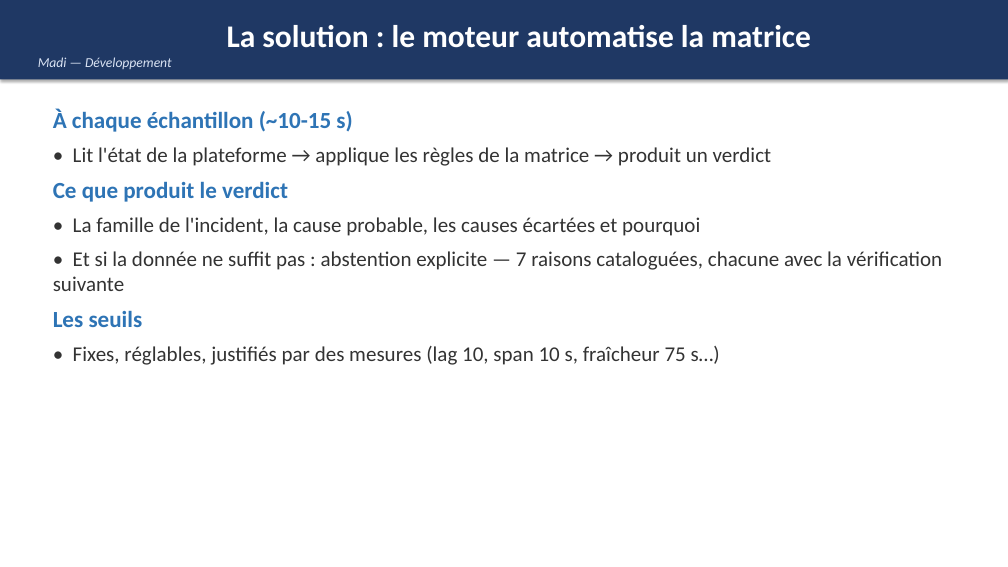
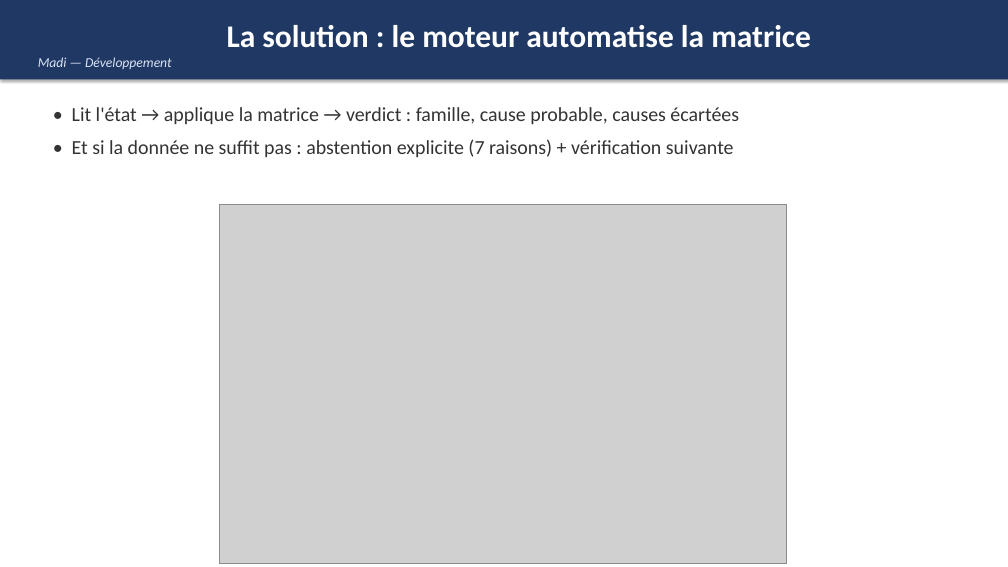
Before and after one commit to TomPERRIN/ISIMA-TP-kafka-2026-observabilite-diagnostique-incidents, a slide deck: slide 7 of travail/soutenance-sae5.pptx. Drawn at 1008x567 pixels with LibreOffice and Linux fonts; fonts in the diff are those of the drawing; grey boxes stand for pictures. Boxes give left, top, right and bottom in pixels: in the first picture for what was removed or moved away, otherwise in the second. Text is boxed around its words. In the diff, an @@ line names an element or a change of style, - is before the commit and + after.

Commit message:
Soutenance : deck allégé (texte réduit) et illustré — arbre de risques, pipeline, architecture, captures dashboard saine et en incident

```diff
--- a/travail/soutenance-sae5.pptx
+++ b/travail/soutenance-sae5.pptx
@@ text at bbox=[72, 107, 739, 158]: text changed; size 20 to 19 pt @@
-À chaque échantillon (~10-15 s)
-• Lit l'état de la plateforme → applique les règles de la matrice → produit un verdict
-Ce que produit le verdict
-• La famille de l'incident, la cause probable, les causes écartées et pourquoi
-• Et si la donnée ne suffit pas : abstention explicite — 7 raisons cataloguées, chacune avec la vérification suivante
-Les seuils
-• Fixes, réglables, justifiés par des mesures (lag 10, span 10 s, fraîcheur 75 s…)
+• Lit l'état → applique la matrice → verdict : famille, cause probable, causes écartées
+• Et si la donnée ne suffit pas : abstention explicite (7 raisons) + vérification suivante
@@ picture added at bbox=[219, 204, 786, 563] @@
@@ text added at bbox=[219, 563, 786, 567], 12 pt, text #595959, italic @@
+Le moteur branché sur le socle
```
Also in this commit, not shown: 9 other slides changed.
